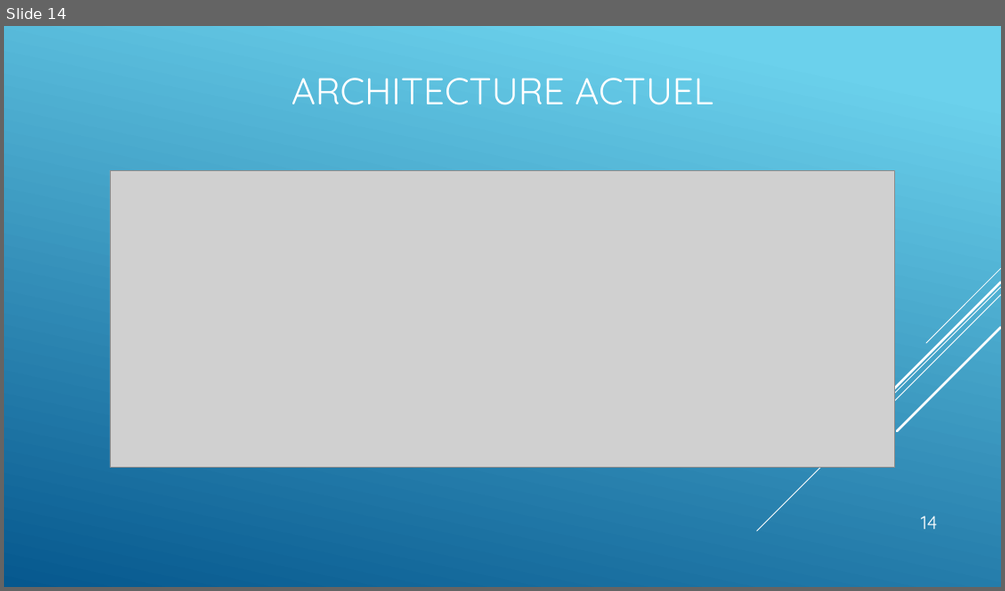
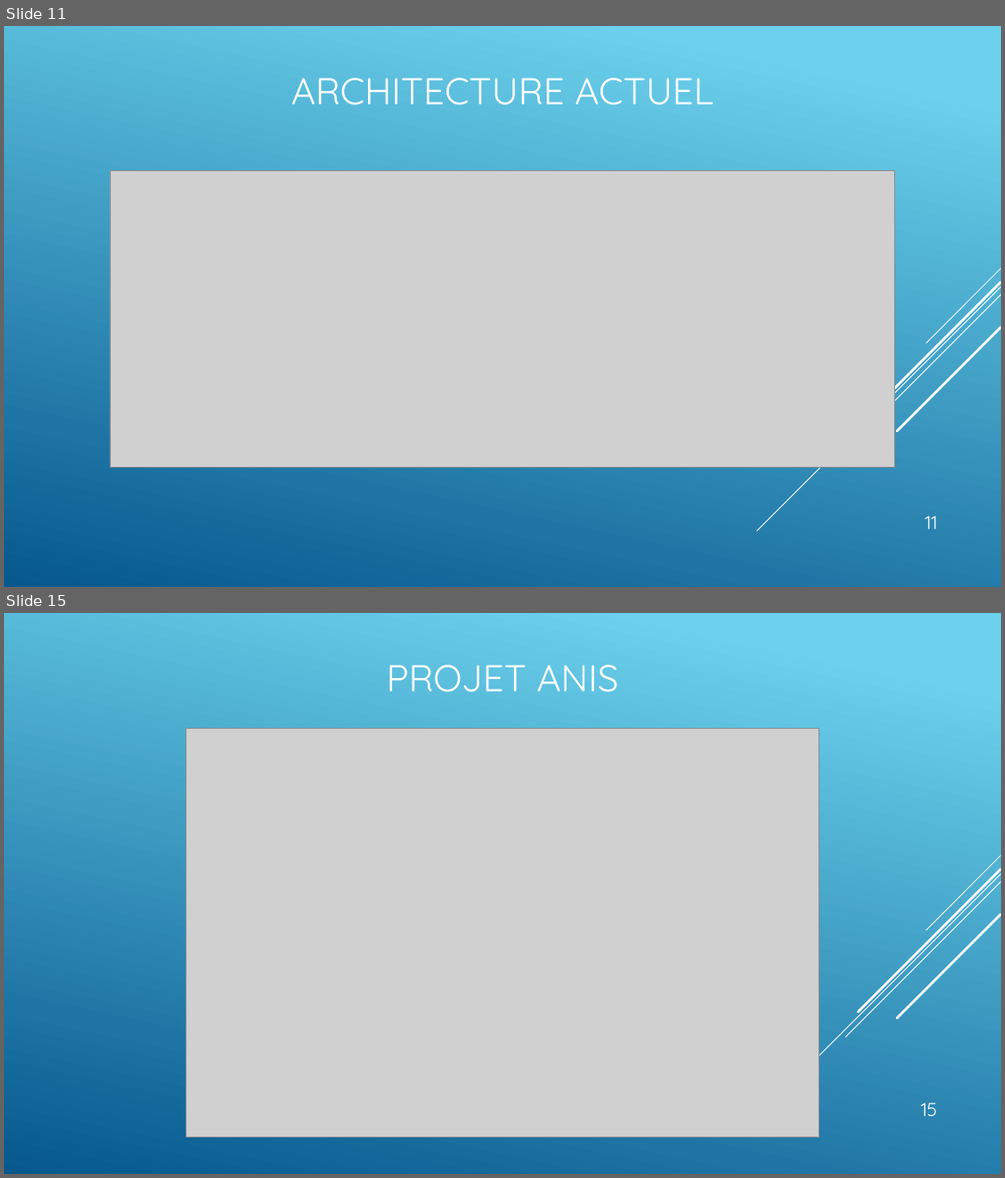
Before and after one commit to CGAL-MPIR-209/209_Project, a slide deck: Planches Aero-Breizh.pptx. Shown one above the other, each under a label of ours: slide 14 before the commit, slides 11 and 15 after it; the slides between them are not shown. The pictures are 1005x591 and 1005x1178 pixels, drawn with LibreOffice and Linux fonts; fonts in the diff are those of the drawing; grey boxes stand for pictures. Boxes give left, top, right and bottom in pixels: in the first picture for what was removed or moved away, otherwise in the second. Text is boxed around its words. In the diff, an @@ line names an element or a change of style, - is before the commit and + after.

```diff
--- a/Planches Aero-Breizh.pptx
+++ b/Planches Aero-Breizh.pptx
@@ slide 15 added at (4, 613, 1001, 1174), background gradient #6ED2EB to #06588E; not listed: 5 template elements that a slide beside it also shows @@
@@ title added at (387, 665, 619, 692), 36 pt, text #FFFFFF @@
+PROJET ANIS
@@ picture added at (186, 728, 819, 1137) @@
@@ page number added at (921, 1103, 938, 1116), 18 pt, text #FFFFFF @@
+15
@@ what was slide 14 is now slide 11 @@
@@ page number at (925, 516, 938, 529): text changed @@
-14
+11
```
Also in this commit, not shown: 5 slides changed, 2 other slides added, 6 slides removed, 2 other files.
